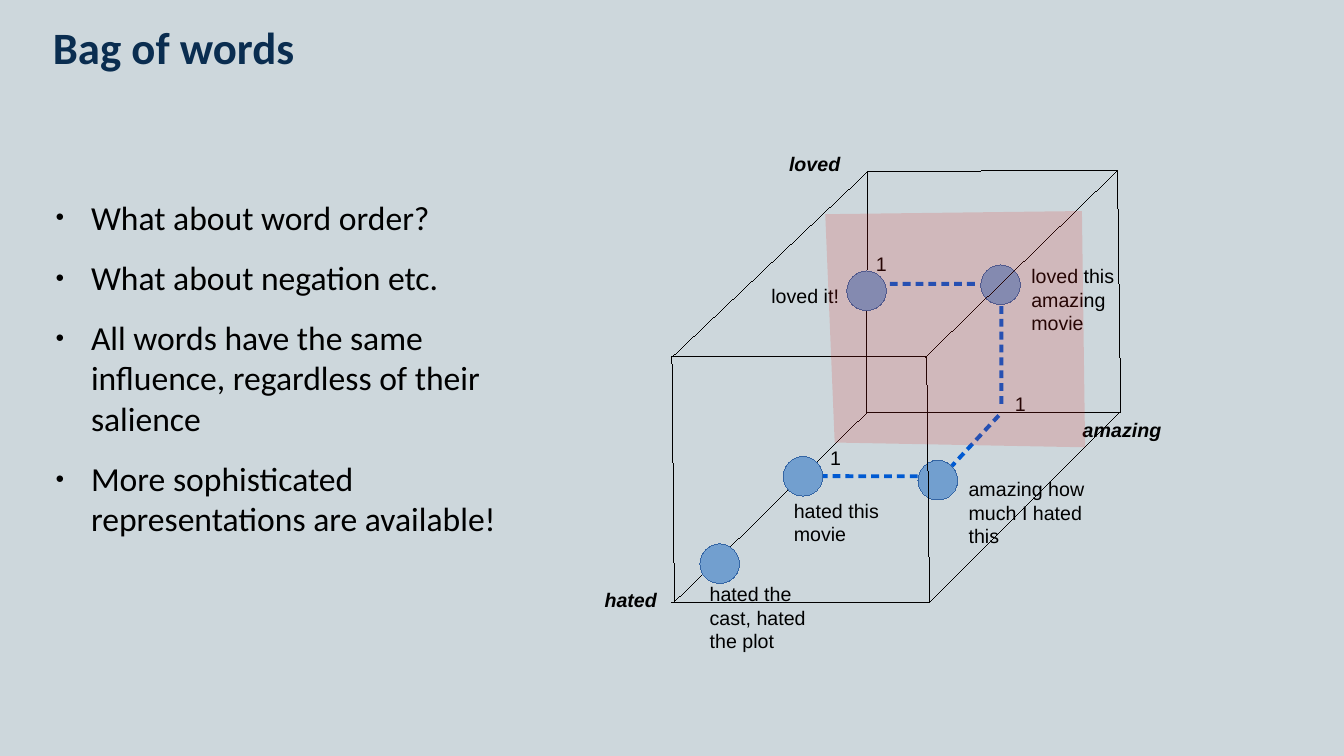
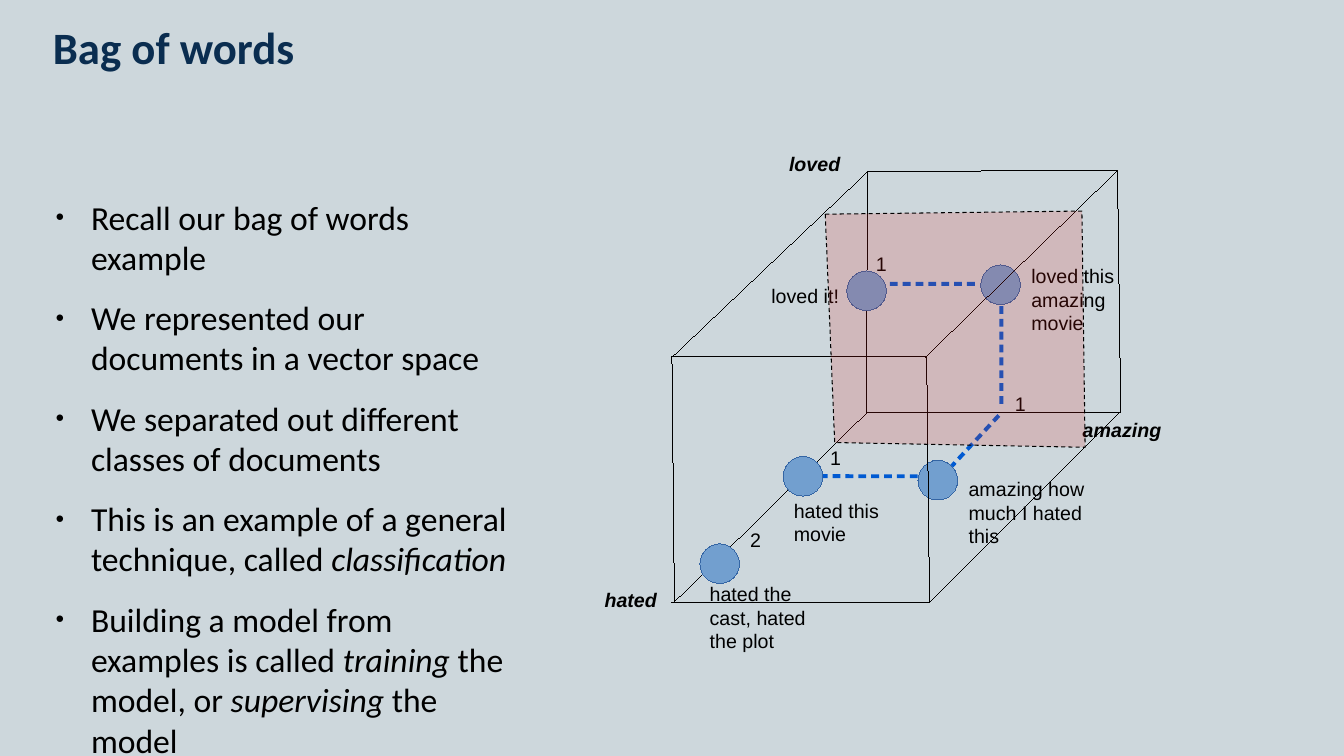
Before and after one commit to KCL-Health-NLP/nlp-half-day-workshop, a slide deck: slide 2 of presentations/classification.pptx (slide 7 before the commit). Drawn at 1344x756 pixels with LibreOffice and Linux fonts; fonts in the diff are those of the drawing. Boxes give left, top, right and bottom in pixels: in the first picture for what was removed or moved away, otherwise in the second. Text is boxed around its words. In the diff, an @@ line names an element or a change of style, - is before the commit and + after.

```diff
--- a/presentations/classification.pptx
+++ b/presentations/classification.pptx
@@ text at (91,206,506,754): text changed @@
-● What about word order?
-● What about negation etc.
-● All words have the same influence, regardless of their salience
-● More sophisticated representations are available!
+● Recall our bag of words example
+● We represented our documents in a vector space
+● We separated out different classes of documents
+● This is an example of a general technique, called classification
+● Building a model from examples is called training the model, or supervising the model
@@ freeform shape at (826,211,1086,447): outline none to #000000 0.75 pt dashed @@
@@ text added at (750,533,761,547), 14 pt, text #000000 @@
+2
```
Also in this commit, not shown: 4 other slides changed, 6 slides added, 9 slides removed, 6 other files.
